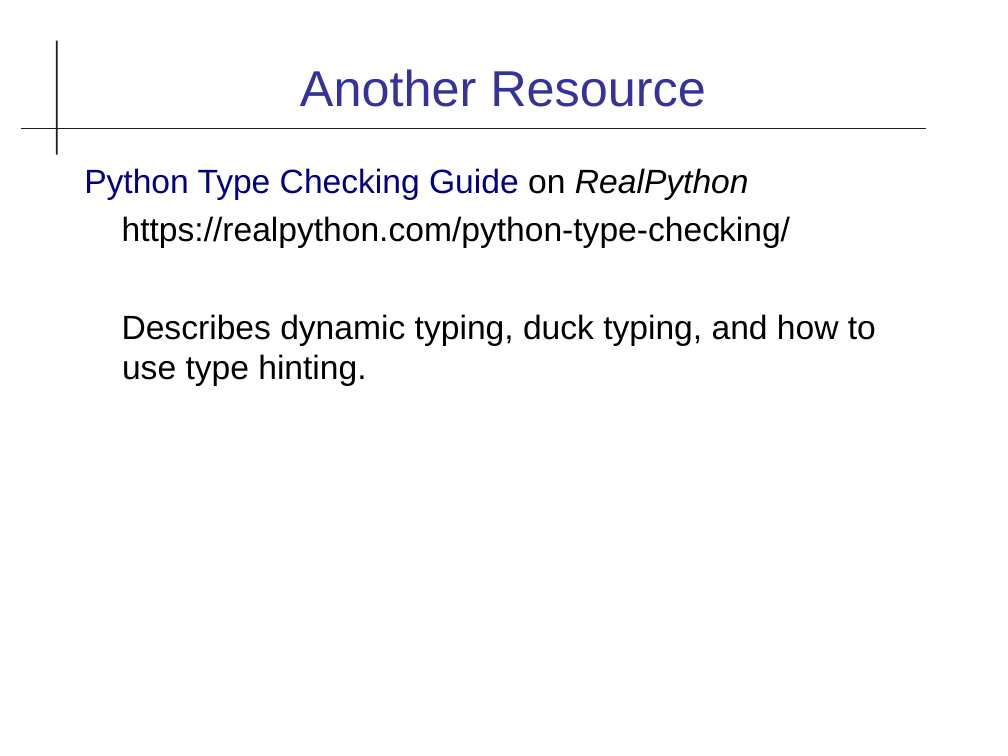
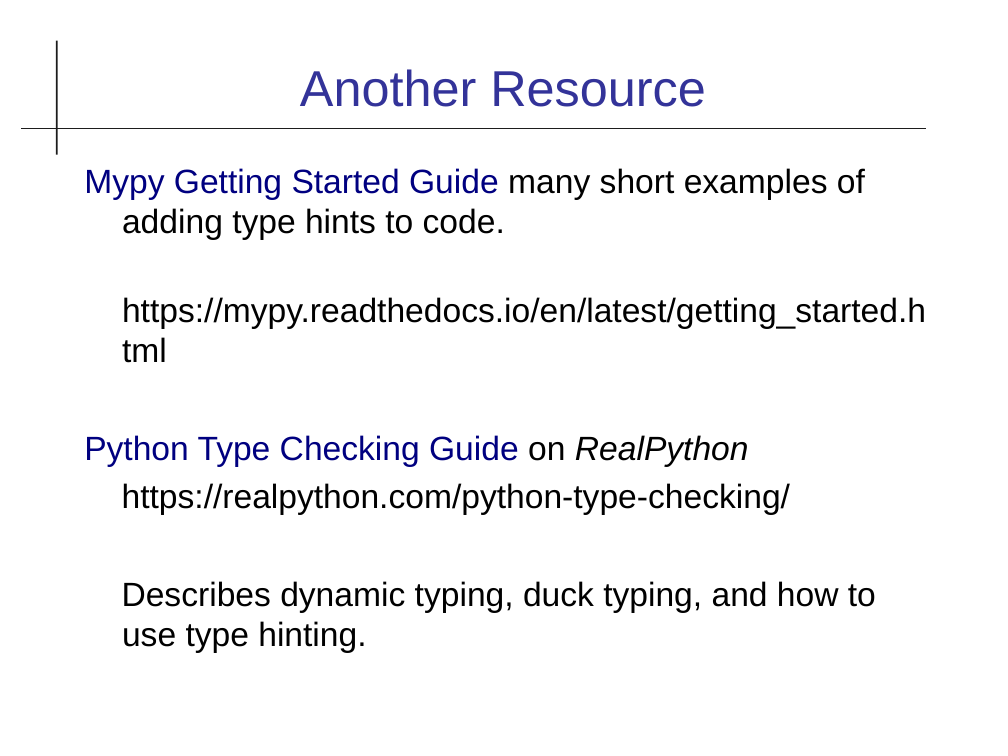
Before and after one commit to cpske/ISP, a slide deck: slide 23 of code-quality/Type-Checking.odp (slide 20 before the commit). Drawn at 1008x756 pixels with LibreOffice and Linux fonts; fonts in the diff are those of the drawing. Boxes give left, top, right and bottom in pixels: in the first picture for what was removed or moved away, otherwise in the second. Text is boxed around its words. In the diff, an @@ line names an element or a change of style, - is before the commit and + after.

Commit message:
add a few slides on type checking tools

```diff
--- a/code-quality/Type-Checking.odp
+++ b/code-quality/Type-Checking.odp
@@ text at (84,168,926,329): paragraphs added @@
+Mypy Getting Started Guide many short examples of adding type hints to code.
+https://mypy.readthedocs.io/en/latest/getting_started.html
```
Also in this commit, not shown: 3 other slides changed, 3 slides added, 1 other file.
